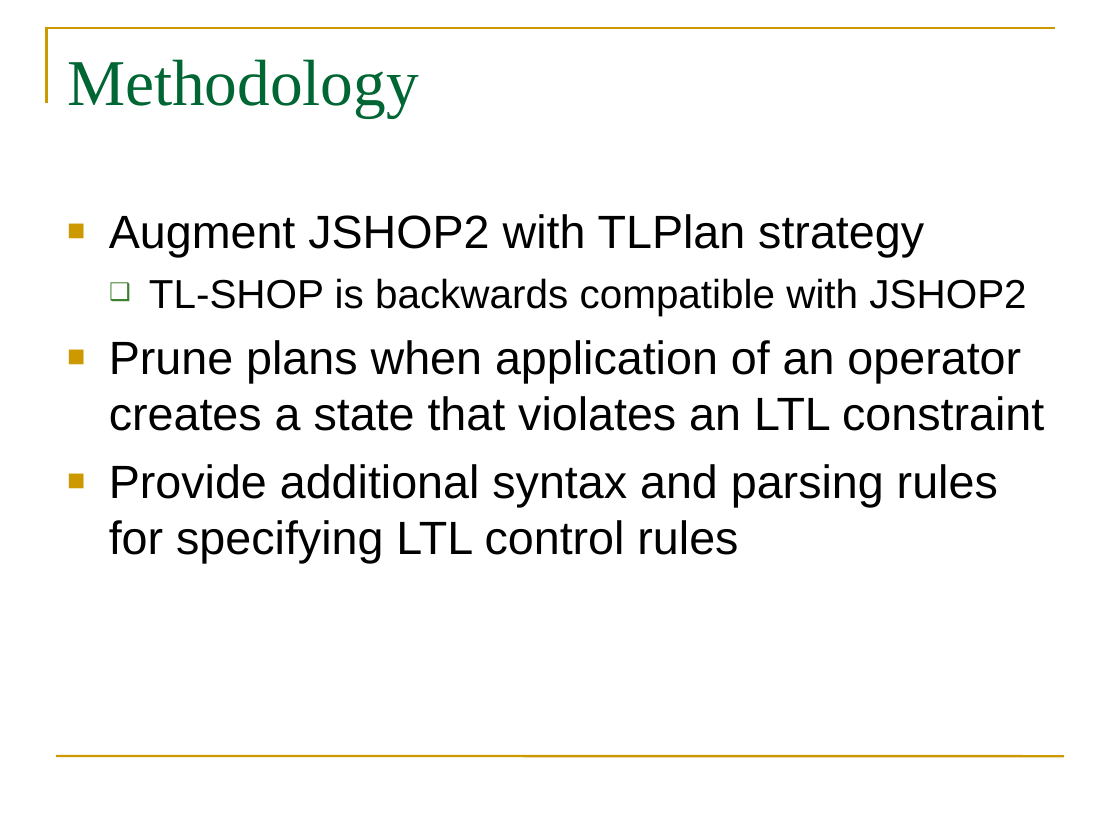
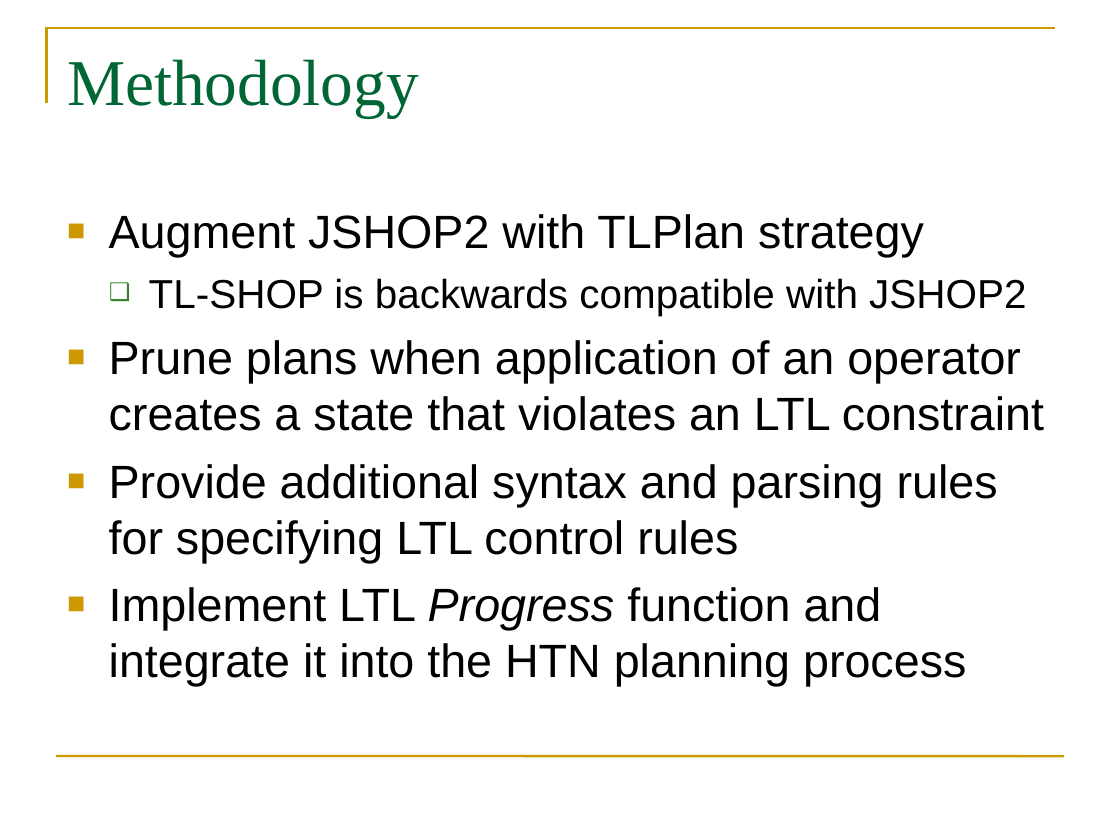
Before and after one commit to dmonner/tl-shop, a slide deck: slide 4 of finalpresentation/final_presentation.ppt. Drawn at 1120x840 pixels with LibreOffice and Linux fonts; fonts in the diff are those of the drawing. Boxes give left, top, right and bottom in pixels: in the first picture for what was removed or moved away, otherwise in the second. Text is boxed around its words. In the diff, an @@ line names an element or a change of style, - is before the commit and + after.

```diff
--- a/finalpresentation/final_presentation.ppt
+++ b/finalpresentation/final_presentation.ppt
@@ text at (x1=109, y1=587, x2=966, y2=687): paragraph added @@
+■ Implement LTL Progress function and integrate it into the HTN planning process
```
Also in this commit, not shown: 6 other slides changed.
